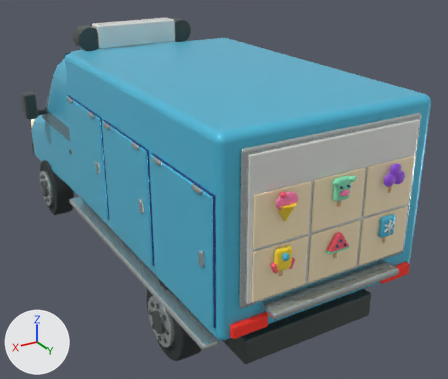
The glTF model vehicles/ice_cream_van.glb as it was, and as the next commit left it.
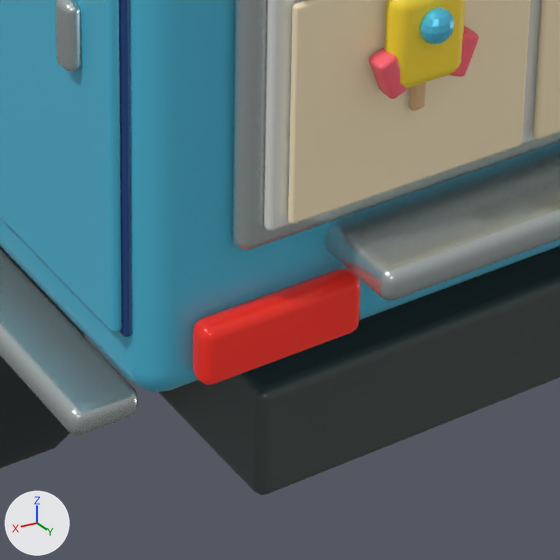
The first picture shows the older version from a camera (50 mm lens) standing at (3.12, 6.46, 3.93) and looking at (-0.44, 0.53, 0.97). The close-ups show the older and then the newer version on the part from 42% to 70% of the width and 66% to 100% of the height of that picture. Only the edits that show in the close-ups are written down. Lighting does not change. The marker at lower left points along +X, +Y and +Z. Where no turn or scale is listed for an object, it has been applied to the vertices. Vertices at exactly the same position are counted once.

The scene before the commit, as lines of its bpy script (objects in view):
```python
me_kub_048 = bpy.data.meshes.new('Kub.048')
me_kub_048.from_pydata(...)  # 96 vertices, 188 faces; spans x -0.175..0.175, y -0.03..0.03, z -0.065..0.065
me_kub_048.materials.append(mat_tail_lamp)  # red #e12c21, glowing dark red #6c100a
me_kub_050 = bpy.data.meshes.new('Kub.050')
me_kub_050.from_pydata(...)  # 96 vertices, 188 faces; spans x -0.89..0.89, y -0.03..0.03, z -0.67..0.67
me_kub_050.materials.append(mat_brushed_equipment_metal)  # light grey #c4cdcb
me_kub_080 = bpy.data.meshes.new('Kub.080')
me_kub_080.from_pydata(...)  # 96 vertices, 188 faces; spans x -0.68..0.68, y -0.11..0.11, z -0.035..0.035
me_kub_080.materials.append(mat_brushed_equipment_metal)  # light grey #c4cdcb
ob_folding_sales_shelf = bpy.data.objects.new('Folding sales shelf', me_kub_080)
ob_folding_sales_shelf.location = (0.0, 3.05, 1.09)
ob_rear_menu_surround = bpy.data.objects.new('Rear menu surround', me_kub_050)
ob_rear_menu_surround.location = (0.0, 2.979, 1.81)
ob_tail_lamp_001 = bpy.data.objects.new('Tail lamp.001', me_kub_048)
ob_tail_lamp_001.location = (0.8, 2.99, 0.96)
# also in view: 'Freezer body' at (0.0, 1.25, 1.72); 'Menu card.003' at (0.55, 3.04, 1.43); 'Flush latch.005' at (1.11, 2.78, 1.56); 'Freezer hatch.005' at (1.09, 2.38, 1.56); 'Fruit ice.001' at (0.55, 3.07, 1.54)
```
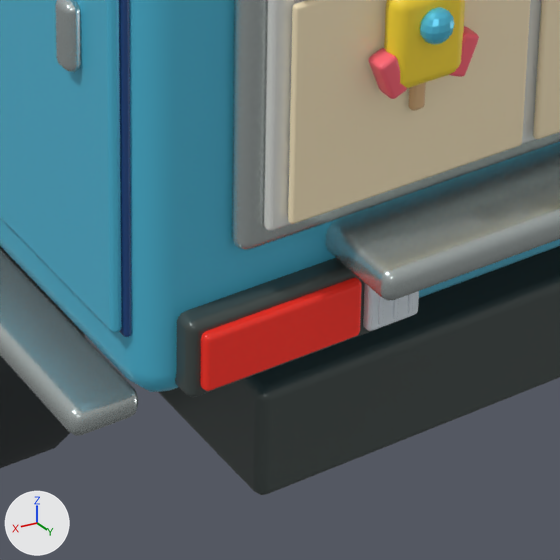
Boxes (x1, y1, x2, y2) around the edits, measured in the close-ups (560 x 560 px):
'Tail lamp.001', reshaped, moved
    before: (192, 268, 361, 385)
    after: (200, 278, 362, 391)
'Rear combination lamp housing.001', added
    after: (175, 258, 406, 397)
'Reversing lens.001', added
    after: (363, 283, 419, 331)
'Backlight lens rib.005', added
    after: (378, 296, 384, 324)

Edits to the bpy script that builds the scene:
```text
Add mat_reverse_lamp_ice_van_lens:
    mat_reverse_lamp_ice_van_lens = principled_material('Reverse lamp ice van lens')
    mat_reverse_lamp_ice_van_lens.base_color = (0.79, 0.87, 0.93)  # white #e6f0f7
    mat_reverse_lamp_ice_van_lens.metallic = 0.12
    mat_reverse_lamp_ice_van_lens.roughness = 0.23
Change me_kub_048:
    used by ob_tail_lamp_001; location = (0.8, 2.99, 0.96)
    remove me_kub_048.from_pydata(...)  # 96 vertices, 188 faces; spans x -0.175..0.175, y -0.03..0.03, z -0.065..0.065
    add me_kub_048.from_pydata(...)  # 96 vertices, 188 faces; spans x -0.171..0.171, y -0.016..0.016, z -0.062..0.062
    me_kub_048 part 1: 96 of 96 vertices moved; they spanned x -0.175..0.175, y -0.03..0.03, z -0.065..0.065 and now span x -0.171..0.171, y -0.016..0.016, z -0.062..0.062; mean shift (0.0, 0.0, 0.0)
Add me_cube_055:
    me_cube_055.from_pydata(...)  # 96 vertices, 188 faces; spans x -0.059..0.059, y -0.016..0.016, z -0.062..0.062
    me_cube_055.materials.append(mat_reverse_lamp_ice_van_lens)  # white #e6f0f7
Add me_cube_053:
    me_cube_053.from_pydata(...)  # 96 vertices, 188 faces; spans x -0.25..0.25, y -0.037..0.037, z -0.084..0.084
    me_cube_053.materials.append(mat_graphite_trim)  # dark grey #4d5755
Add me_cube_058:
    me_cube_058.from_pydata(...)  # 96 vertices, 188 faces; spans x -0.0045..0.0045, y -0.003..0.003, z -0.046..0.046
    me_cube_058.materials.append(mat_reverse_lamp_ice_van_lens)  # white #e6f0f7
Add me_cube_057:
    me_cube_057.from_pydata(...)  # 96 vertices, 188 faces; spans x -0.0045..0.0045, y -0.003..0.003, z -0.046..0.046
    me_cube_057.materials.append(mat_reverse_lamp_ice_van_lens)  # white #e6f0f7
Add me_cube_056:
    me_cube_056.from_pydata(...)  # 96 vertices, 188 faces; spans x -0.0045..0.0045, y -0.003..0.003, z -0.046..0.046
    me_cube_056.materials.append(mat_reverse_lamp_ice_van_lens)  # white #e6f0f7
Change ob_tail_lamp_001:
    ob_tail_lamp_001.location: (0.8, 2.99, 0.96) -> (0.806, 3.012, 0.96)
Add ob_reversing_lens_001:
    ob_reversing_lens_001 = bpy.data.objects.new('Reversing lens.001', me_cube_055)
    ob_reversing_lens_001.location = (0.562, 3.012, 0.96)
Add ob_rear_combination_lamp_housing_001:
    ob_rear_combination_lamp_housing_001 = bpy.data.objects.new('Rear combination lamp housing.001', me_cube_053)
    ob_rear_combination_lamp_housing_001.location = (0.75, 2.973, 0.96)
Add ob_backlight_lens_rib_005:
    ob_backlight_lens_rib_005 = bpy.data.objects.new('Backlight lens rib.005', me_cube_058)
    ob_backlight_lens_rib_005.location = (0.596, 3.029, 0.96)
Add ob_backlight_lens_rib_004:
    ob_backlight_lens_rib_004 = bpy.data.objects.new('Backlight lens rib.004', me_cube_057)
    ob_backlight_lens_rib_004.location = (0.562, 3.029, 0.96)
Add ob_backlight_lens_rib_003:
    ob_backlight_lens_rib_003 = bpy.data.objects.new('Backlight lens rib.003', me_cube_056)
    ob_backlight_lens_rib_003.location = (0.528, 3.029, 0.96)
```
